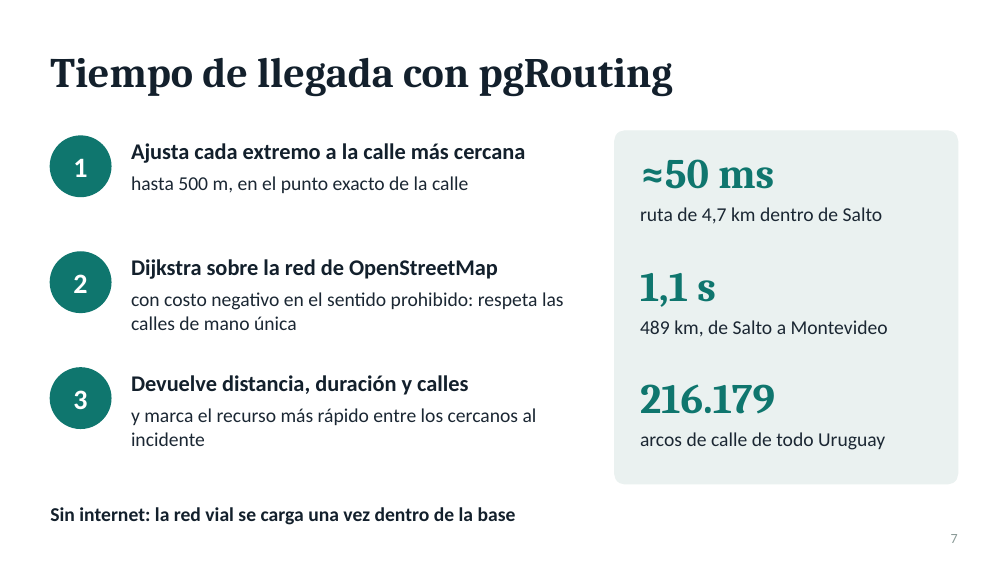
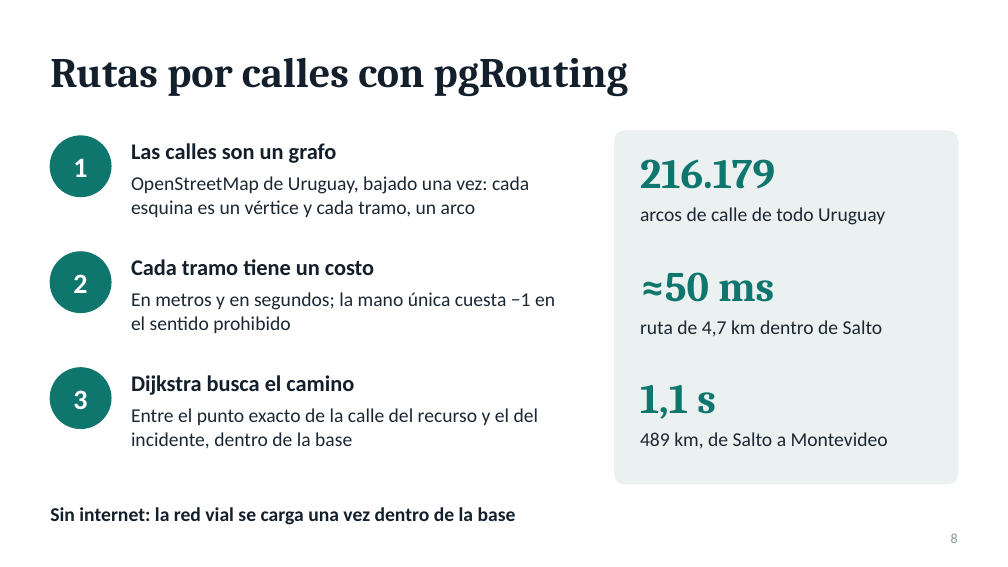
Before and after one commit to Facu185/geotravel, a slide deck: slide 8 of docs/defensa/UrbanSafe_defensa.pptx (slide 7 before the commit). Drawn at 1008x567 pixels with LibreOffice and Linux fonts; fonts in the diff are those of the drawing. Boxes give left, top, right and bottom in pixels: in the first picture for what was removed or moved away, otherwise in the second. Text is boxed around its words. In the diff, an @@ line names an element or a change of style, - is before the commit and + after.

```diff
--- a/docs/defensa/UrbanSafe_defensa.pptx
+++ b/docs/defensa/UrbanSafe_defensa.pptx
@@ title at bbox=[50, 58, 628, 97]: text changed @@
-Tiempo de llegada con pgRouting
+Rutas por calles con pgRouting
@@ text at bbox=[131, 143, 337, 163]: text changed @@
-Ajusta cada extremo a la calle más cercana
+Las calles son un grafo
@@ text at bbox=[131, 176, 529, 217]: text changed @@
-hasta 500 m, en el punto exacto de la calle
+OpenStreetMap de Uruguay, bajado una vez: cada esquina es un vértice y cada tramo, un arco
@@ text at bbox=[640, 159, 775, 189]: text changed @@
-≈50 ms
+216.179
@@ text at bbox=[640, 207, 885, 225]: text changed @@
-ruta de 4,7 km dentro de Salto
+arcos de calle de todo Uruguay
@@ text at bbox=[131, 259, 374, 275]: text changed @@
-Dijkstra sobre la red de OpenStreetMap
+Cada tramo tiene un costo
@@ text at bbox=[131, 292, 555, 333]: text changed @@
-con costo negativo en el sentido prohibido: respeta las calles de mano única
+En metros y en segundos; la mano única cuesta −1 en el sentido prohibido
@@ text at bbox=[640, 272, 774, 302]: text changed @@
-1,1 s
+≈50 ms
@@ text at bbox=[640, 320, 883, 337]: text changed @@
-489 km, de Salto a Montevideo
+ruta de 4,7 km dentro de Salto
@@ text at bbox=[131, 375, 354, 395]: text changed @@
-Devuelve distancia, duración y calles
+Dijkstra busca el camino
@@ text at bbox=[640, 385, 716, 419]: text changed @@
-216.179
+1,1 s
@@ text at bbox=[131, 408, 539, 449]: text changed @@
-y marca el recurso más rápido entre los cercanos al incidente
+Entre el punto exacto de la calle del recurso y el del incidente, dentro de la base
@@ text at bbox=[640, 432, 888, 449]: text changed @@
-arcos de calle de todo Uruguay
+489 km, de Salto a Montevideo
@@ page number at bbox=[951, 533, 958, 543]: text changed @@
-7
+8
```
Also in this commit, not shown: 8 other slides changed, 2 slides added.
